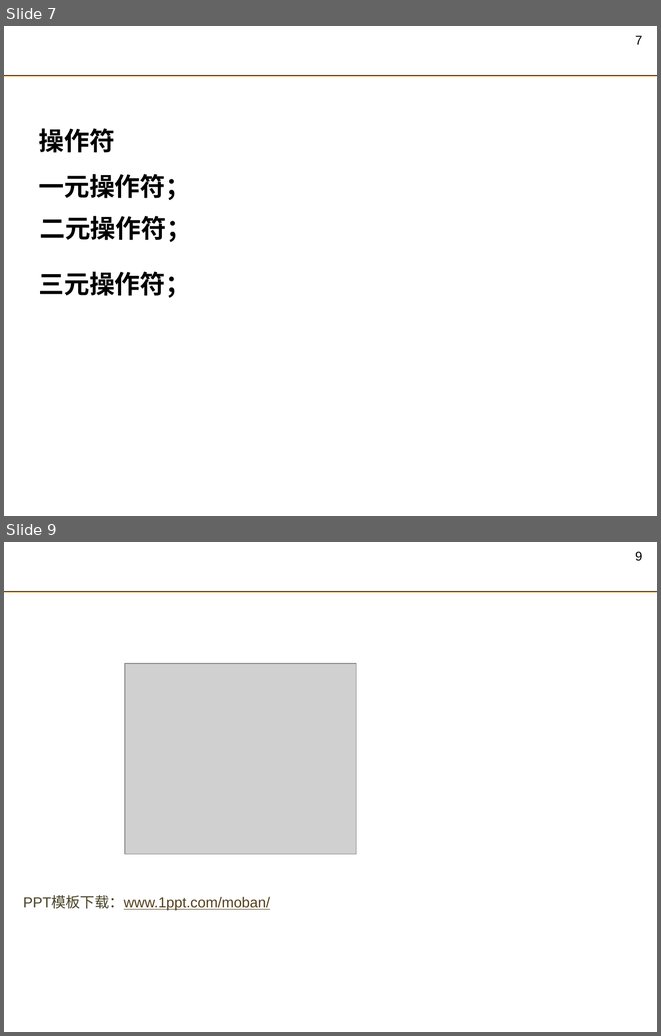
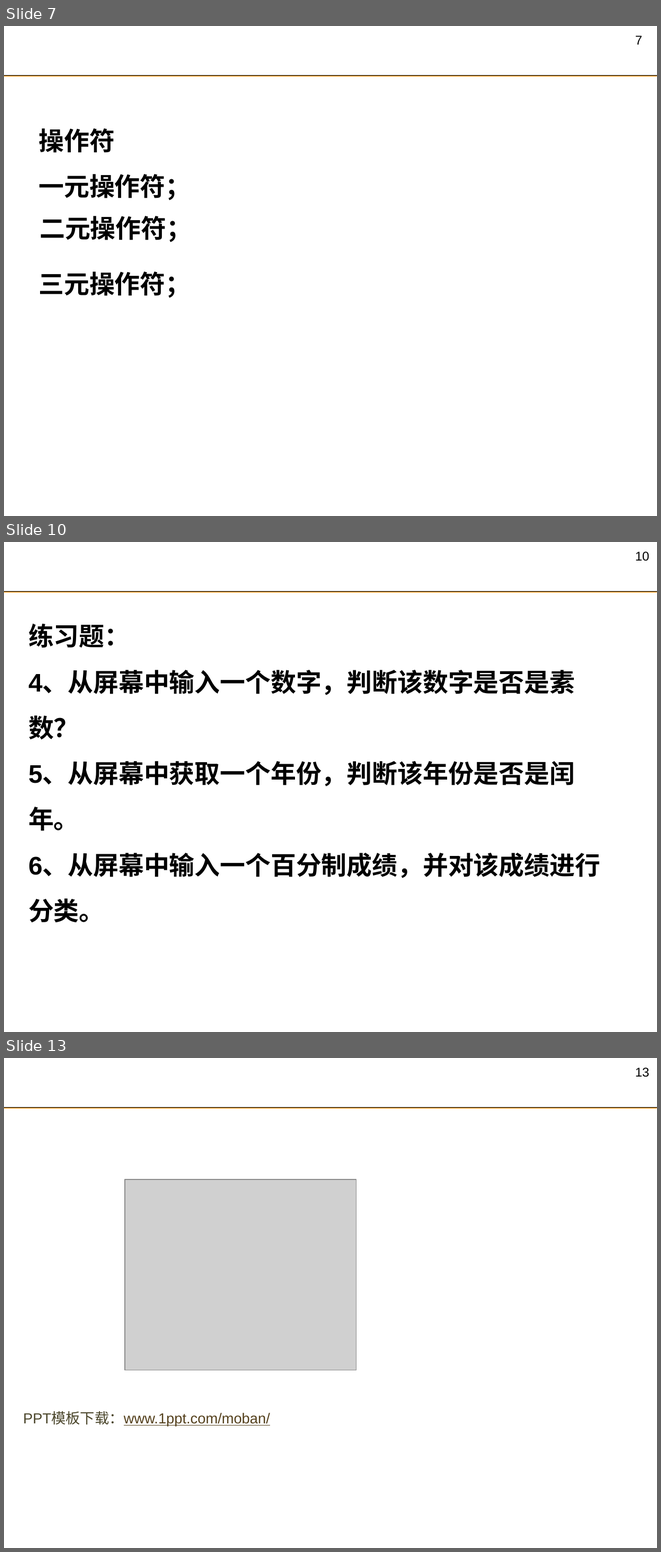
Before and after one commit to njcit-Liu/C-Plus-Sources, a slide deck: C++课件_阶段复习.pptx. Shown one above the other, each under a label of ours: slides 7 and 9 before the commit, slides 7, 10 and 13 after it; the slides between them are not shown. The pictures are 661x1036 and 661x1552 pixels, drawn with LibreOffice and Linux fonts; fonts in the diff are those of the drawing; grey boxes stand for pictures; background and template pictures are left out. Boxes give left, top, right and bottom in pixels: in the first picture for what was removed or moved away, otherwise in the second. Text is boxed around its words. In the diff, an @@ line names an element or a change of style, - is before the commit and + after.

```diff
--- a/C++课件_阶段复习.pptx
+++ b/C++课件_阶段复习.pptx
@@ slide 10 added at (x1=4, y1=542, x2=657, y2=1032), background picture (left out); not listed: 3 template elements that a slide beside it also shows @@
@@ text added at (x1=28, y1=624, x2=600, y2=923), 28 pt, text #000000, bold @@
+练习题：
+4、从屏幕中输入一个数字，判断该数字是否是素数？
+5、从屏幕中获取一个年份，判断该年份是否是闰年。
+6、从屏幕中输入一个百分制成绩，并对该成绩进行分类。
@@ what was slide 9 is now slide 13 @@
@@ page number at (x1=635, y1=1068, x2=650, y2=1077): text changed @@
-9
+13
```
Also in this commit, not shown: 1 slide changed, 3 other slides added, 1 other file.
